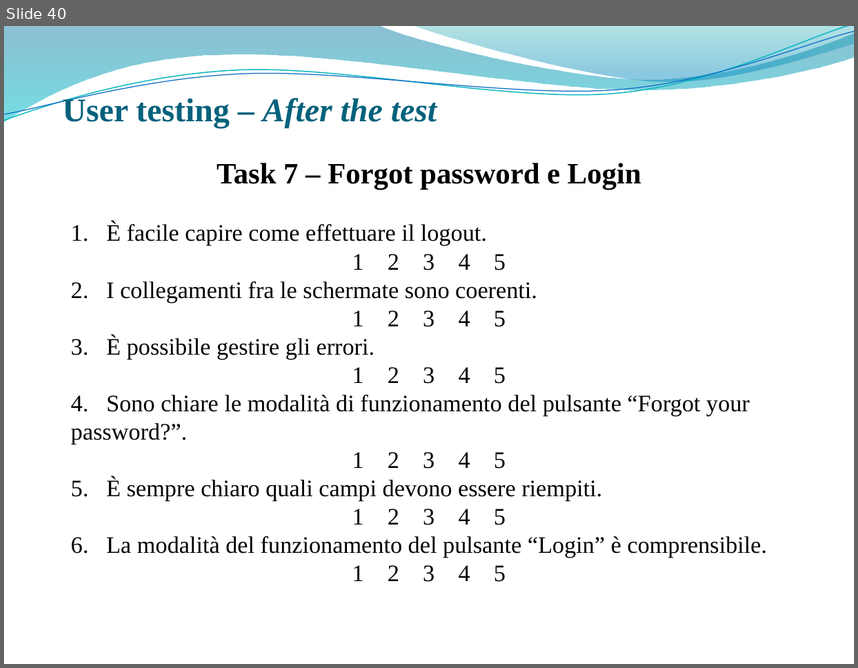
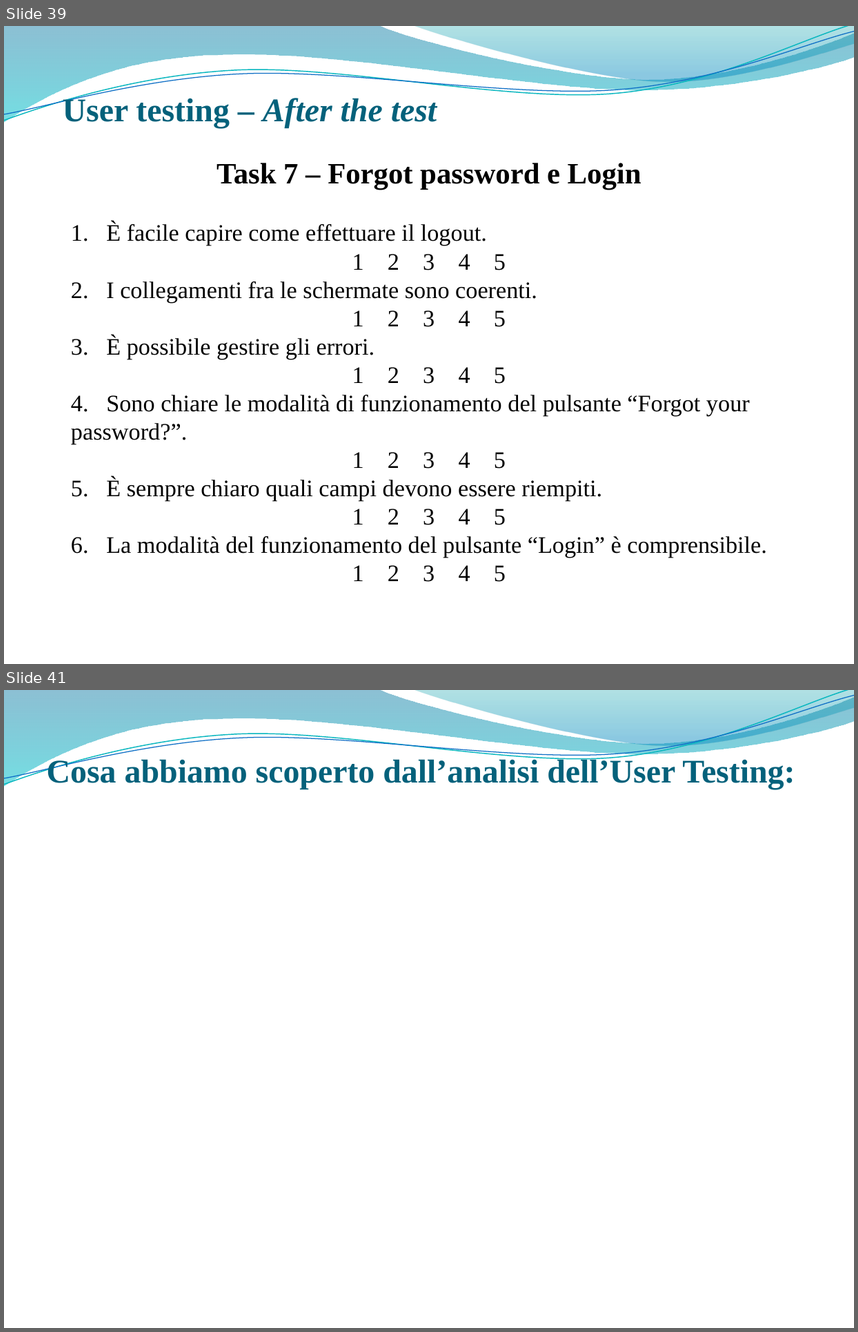
Before and after one commit to giusmastro91/Cognitive-systems, a slide deck: Prova_6/Leone_Mastrosimone_PresentazioneProgetto.pptx. Shown one above the other, each under a label of ours: slide 40 before the commit, slides 39 and 41 after it; the slides between them are not shown. The pictures are 858x668 and 858x1332 pixels, drawn with LibreOffice and Linux fonts; fonts in the diff are those of the drawing; background and template pictures are left out. Boxes give left, top, right and bottom in pixels: in the first picture for what was removed or moved away, otherwise in the second. Text is boxed around its words. In the diff, an @@ line names an element or a change of style, - is before the commit and + after.

```diff
--- a/Prova_6/Leone_Mastrosimone_PresentazioneProgetto.pptx
+++ b/Prova_6/Leone_Mastrosimone_PresentazioneProgetto.pptx
@@ slide 41 added at [4,690,854,1328], background picture (left out); not listed: 4 template elements that a slide beside it also shows @@
@@ title added at [47,757,795,789], 28 pt, text #04617B, bold @@
+Cosa abbiamo scoperto dall’analisi dell’User Testing:
@@ what was slide 40 is now slide 39 @@
```
Also in this commit, not shown: 3 slides changed, 1 other slide added, 1 other file.
